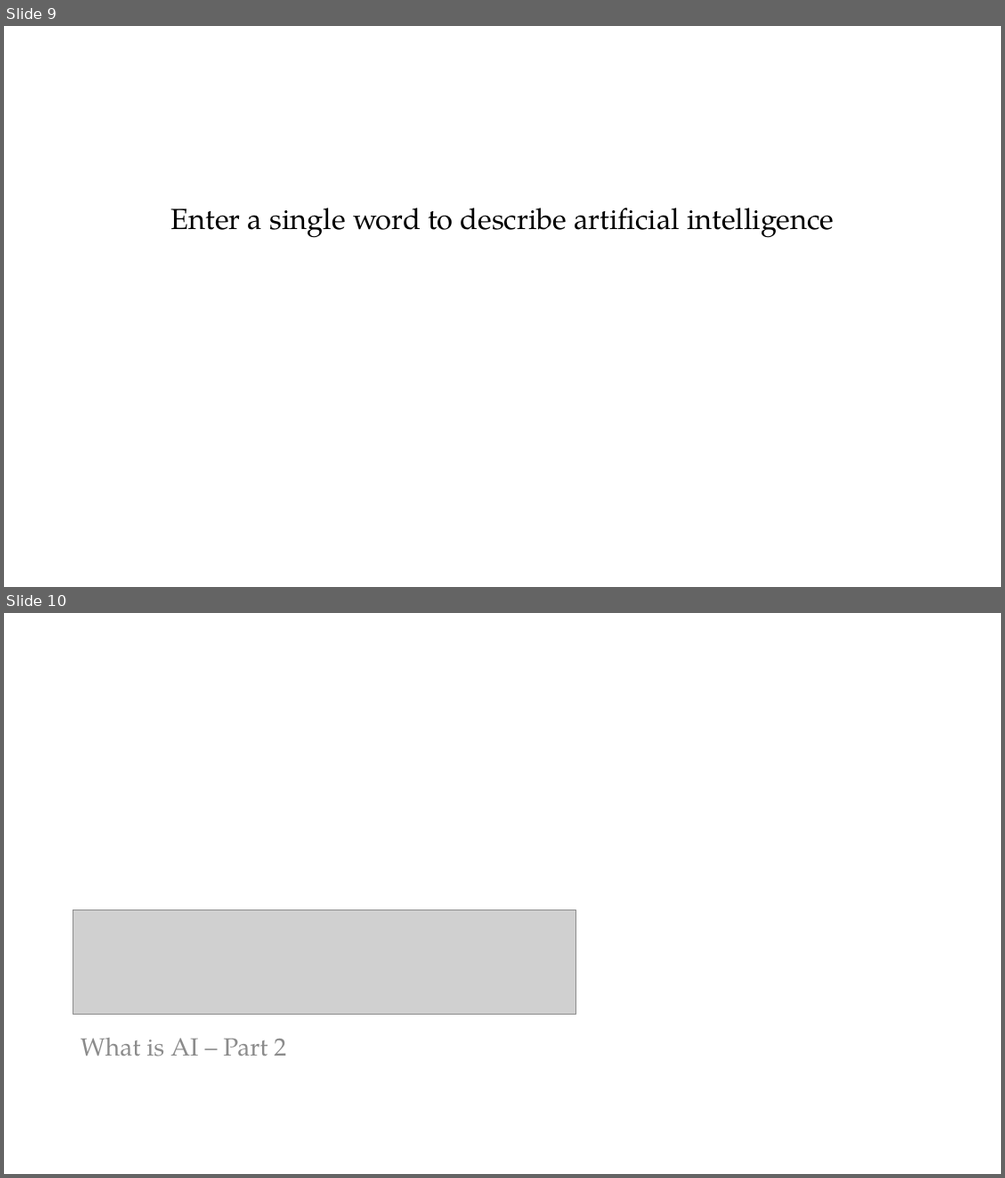
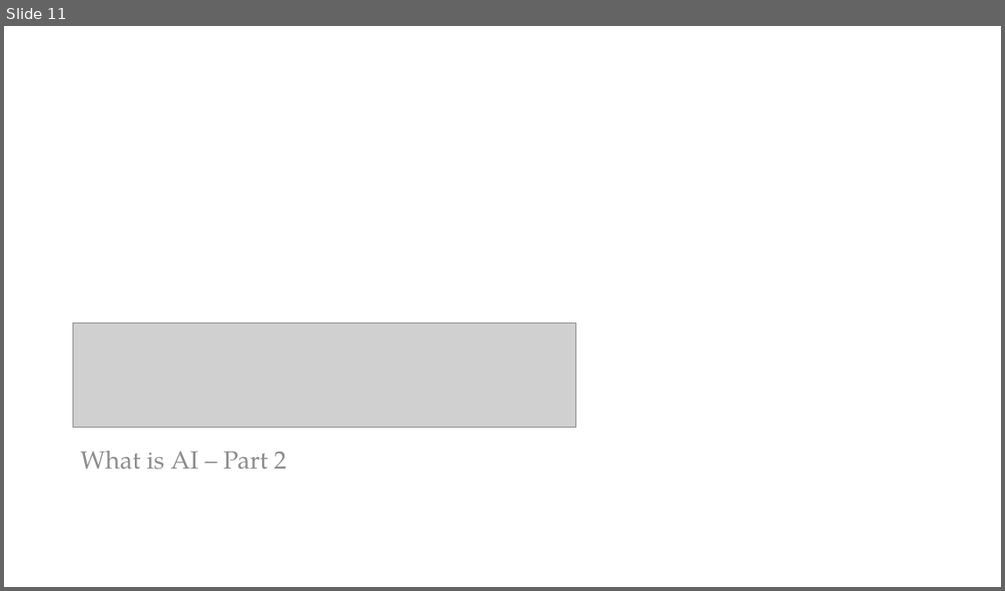
Before and after one commit to PracticumAI/what_is_ai, a slide deck: presentations/02.1_ai_intro.pptx. Shown one above the other, each under a label of ours: slides 9 and 10 before the commit, slide 11 after it. The pictures are 1005x1178 and 1005x591 pixels, drawn with LibreOffice and Linux fonts; fonts in the diff are those of the drawing; grey boxes stand for pictures. Boxes give left, top, right and bottom in pixels: in the first picture for what was removed or moved away, otherwise in the second. Text is boxed around its words. In the diff, an @@ line names an element or a change of style, - is before the commit and + after.

```diff
--- a/presentations/02.1_ai_intro.pptx
+++ b/presentations/02.1_ai_intro.pptx
@@ slide 9 removed at (x1=4, y1=26, x2=1001, y2=587), background #FFFFFF @@
@@ text removed at (x1=171, y1=208, x2=833, y2=238) @@
-Enter a single word to describe artificial intelligence
@@ what was slide 10 is now slide 11 @@
```
Also in this commit, not shown: 6 slides changed, 2 slides added, 1 other slide removed, 2 other files.
